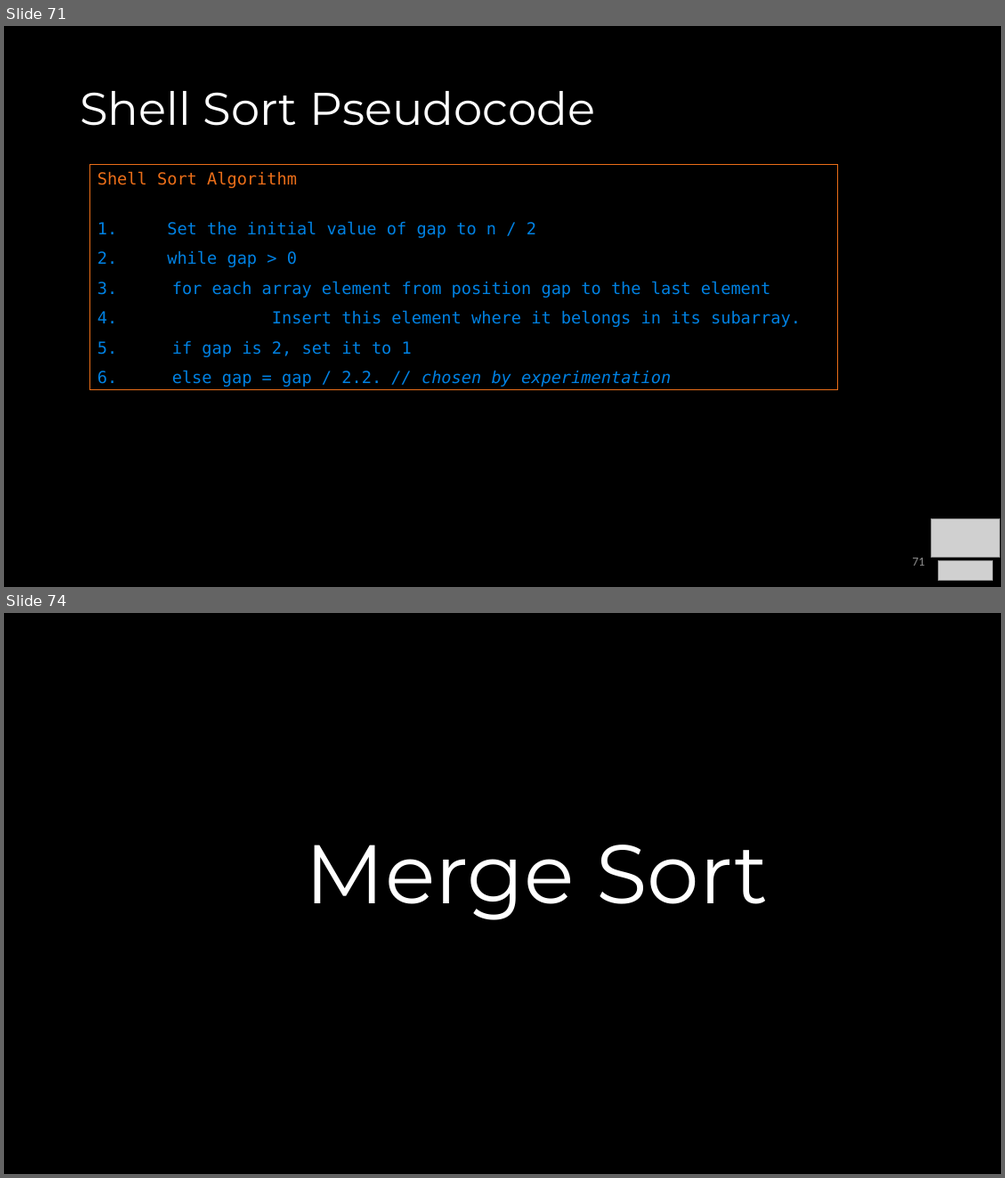
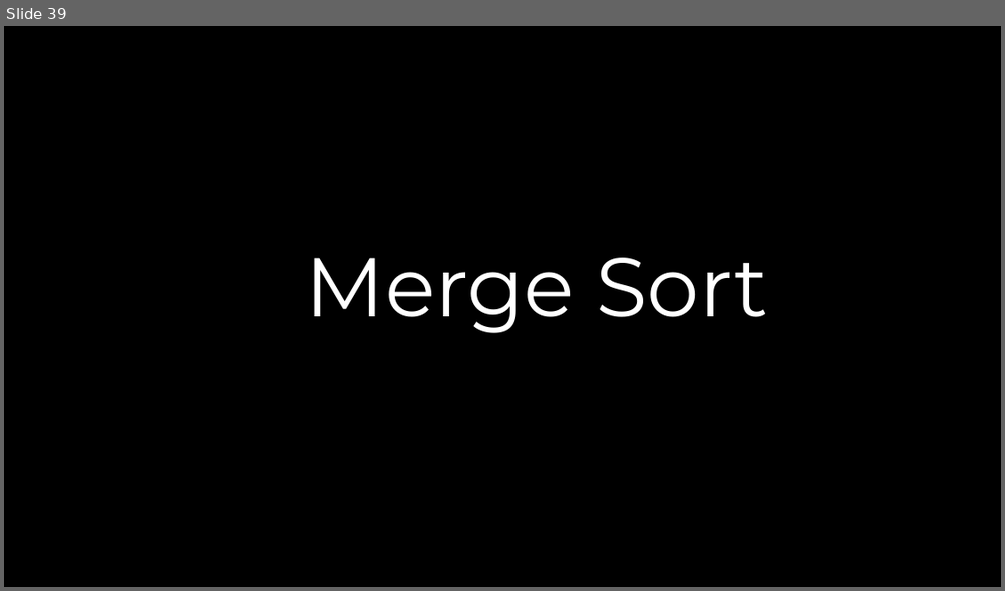
Before and after one commit to COP3530/Instructional-Content, a slide deck: Slides/Slides-PPT/6 - Sorting.pptx. Shown one above the other, each under a label of ours: slides 71 and 74 before the commit, slide 39 after it; the slides between them are not shown. The pictures are 1005x1178 and 1005x591 pixels, drawn with LibreOffice and Linux fonts; fonts in the diff are those of the drawing; grey boxes stand for pictures. Boxes give left, top, right and bottom in pixels: in the first picture for what was removed or moved away, otherwise in the second. Text is boxed around its words. In the diff, an @@ line names an element or a change of style, - is before the commit and + after.

```diff
--- a/Slides/Slides-PPT/6 - Sorting.pptx
+++ b/Slides/Slides-PPT/6 - Sorting.pptx
@@ slide 71 removed at <box>4,26,1001,587</box>, background #000000 @@
@@ title removed at <box>80,91,595,126</box> @@
-Shell Sort Pseudocode
@@ rectangle removed at <box>90,164,838,390</box> @@
-Shell Sort Algorithm
-1. Set the initial value of gap to n / 2
-2. while gap > 0
-3. for each array element from position gap to the last element
-4. Insert this element where it belongs in its subarray.
-5. if gap is 2, set it to 1
-6. else gap = gap / 2.2. // chosen by experimentation
@@ picture removed at <box>931,519,1000,557</box> @@
@@ page number removed at <box>912,557,924,565</box> @@
-71
@@ picture removed at <box>938,561,993,580</box> @@
@@ what was slide 74 is now slide 39 @@
```
Also in this commit, not shown: 2 slides changed, 34 other slides removed.
